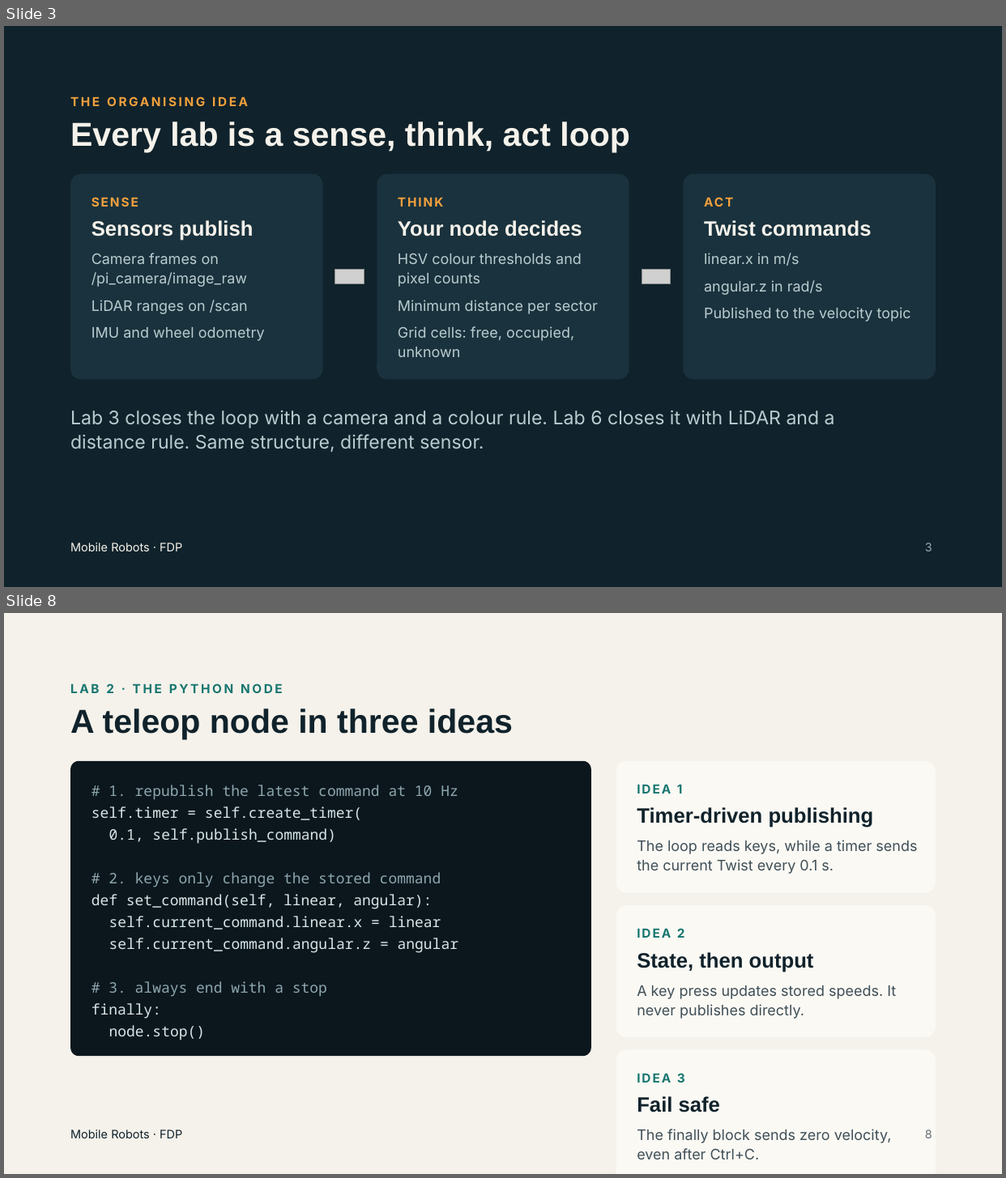
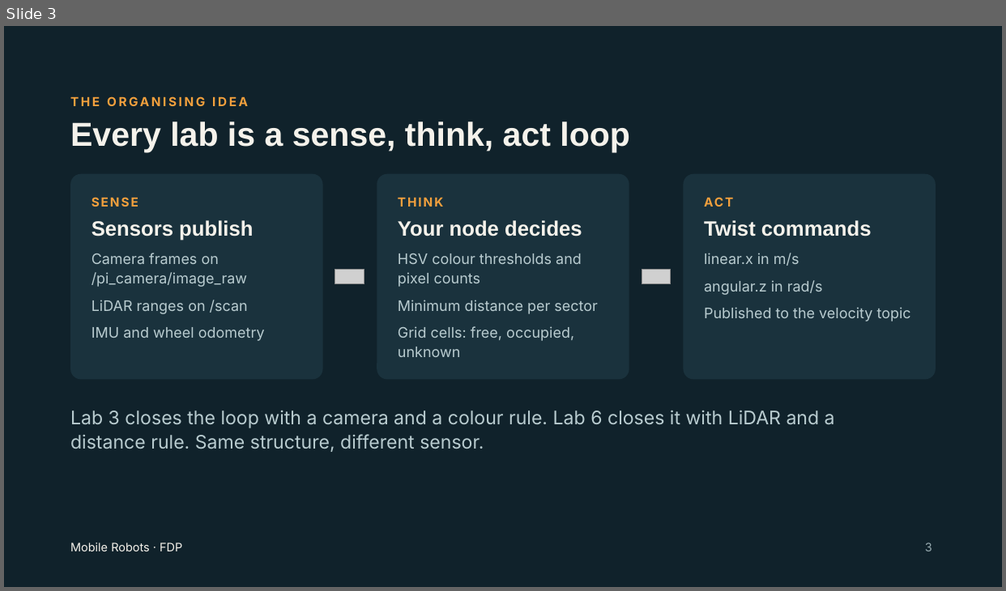
Before and after one commit to HariniSriraman/FDP-Mobile-Robot, a slide deck: FDP-MobileRobots.pptx. Shown one above the other, each under a label of ours: slides 3 and 8 before the commit, slide 3 after it; the slides between them are not shown. The pictures are 1006x1178 and 1006x591 pixels, drawn with LibreOffice and Linux fonts; fonts in the diff are those of the drawing; grey boxes stand for pictures. Boxes give left, top, right and bottom in pixels: in the first picture for what was removed or moved away, otherwise in the second. Text is boxed around its words. In the diff, an @@ line names an element or a change of style, - is before the commit and + after.

```diff
--- a/FDP-MobileRobots.pptx
+++ b/FDP-MobileRobots.pptx
@@ slide 8 removed at [4, 613, 1002, 1174], background #F5F2EB @@
@@ text removed at [70, 683, 283, 693] @@
-LAB 2 · THE PYTHON NODE
@@ title removed at [70, 709, 513, 740] @@
-A teleop node in three ideas
@@ rounded rectangle removed at [70, 761, 592, 1056] @@
@@ rounded rectangle removed at [616, 761, 936, 893] @@
@@ text removed at [91, 807, 362, 820] @@
-self.timer = self.create_timer(
@@ text removed at [108, 785, 458, 800] @@
-# 1. republish the latest command at 10 Hz
@@ text removed at [637, 784, 683, 794] @@
-IDEA 1
@@ text removed at [109, 828, 336, 844] @@
-0.1, self.publish_command)
@@ text removed at [637, 807, 874, 828] @@
-Timer-driven publishing
@@ text removed at [637, 840, 917, 874] @@
-The loop reads keys, while a timer sends the current Twist every 0.1 s.
@@ text removed at [108, 872, 441, 888] @@
-# 2. keys only change the stored command
@@ text removed at [91, 894, 432, 909] @@
-def set_command(self, linear, angular):
@@ text removed at [109, 916, 441, 930] @@
-self.current_command.linear.x = linear
@@ rounded rectangle removed at [616, 905, 936, 1037] @@
@@ text removed at [637, 928, 685, 938] @@
-IDEA 2
@@ text removed at [109, 938, 459, 953] @@
-self.current_command.angular.z = angular
@@ text removed at [637, 952, 814, 973] @@
-State, then output
@@ text removed at [108, 982, 327, 997] @@
-# 3. always end with a stop
@@ text removed at [637, 986, 896, 1019] @@
-A key press updates stored speeds. It never publishes directly.
@@ text removed at [91, 1003, 161, 1019] @@
-finally:
@@ text removed at [109, 1025, 206, 1041] @@
-node.stop()
@@ rounded rectangle removed at [616, 1050, 936, 1174] @@
@@ text removed at [637, 1073, 685, 1083] @@
-IDEA 3
@@ text removed at [637, 1097, 720, 1113] @@
-Fail safe
@@ text removed at [70, 1130, 182, 1139] @@
-Mobile Robots · FDP
@@ text removed at [637, 1129, 892, 1160] @@
-The finally block sends zero velocity, even after Ctrl+C.
@@ text removed at [925, 1130, 932, 1139] @@
-8
```
Also in this commit, not shown: 20 slides changed, 2 other slides removed.
